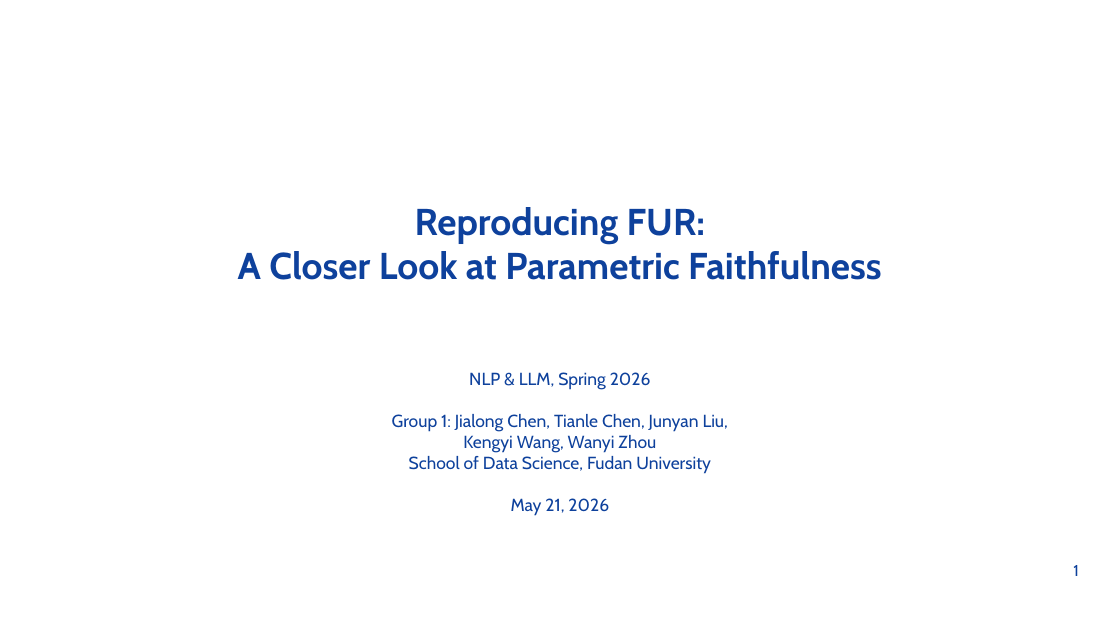
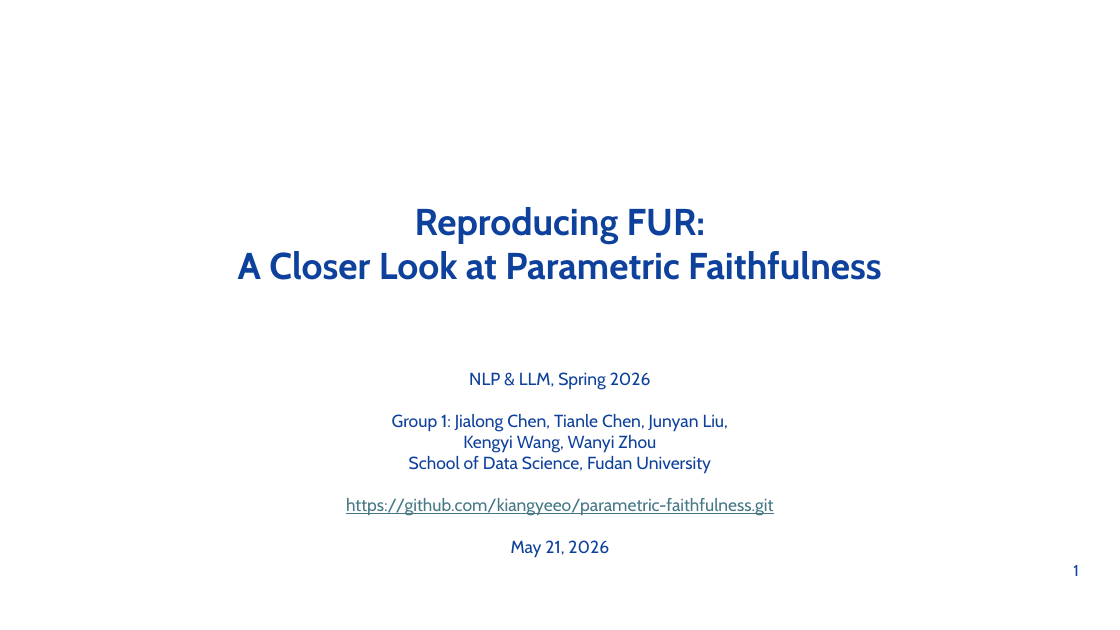
Before and after one commit to kiangyeeo/parametric-faithfulness, a slide deck: slide 1 of presentation/parametric-faithfulness.pptx. Drawn at 1120x630 pixels with LibreOffice and Linux fonts; fonts in the diff are those of the drawing. Boxes give left, top, right and bottom in pixels: in the first picture for what was removed or moved away, otherwise in the second. Text is boxed around its words. In the diff, an @@ line names an element or a change of style, - is before the commit and + after.

```diff
--- a/presentation/parametric-faithfulness.pptx
+++ b/presentation/parametric-faithfulness.pptx
@@ text at <box>346,498,773,516</box>: paragraph added @@
+https://github.com/kiangyeeo/parametric-faithfulness.git
```
Also in this commit, not shown: 1 slide added.
